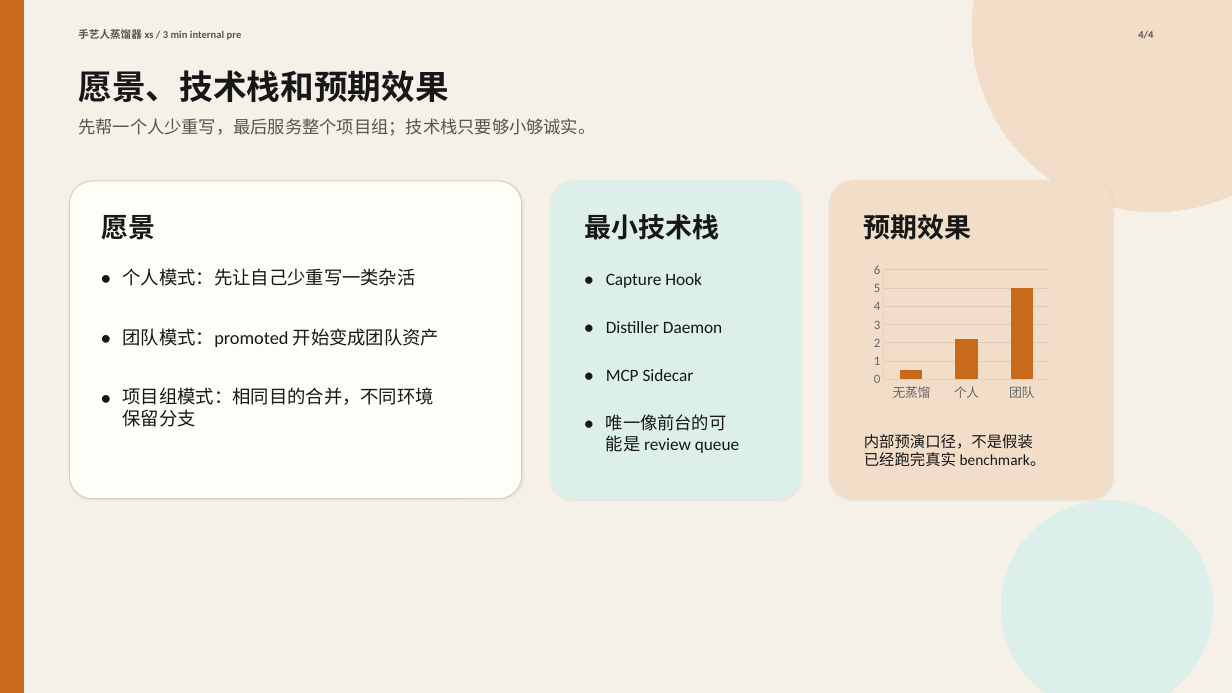
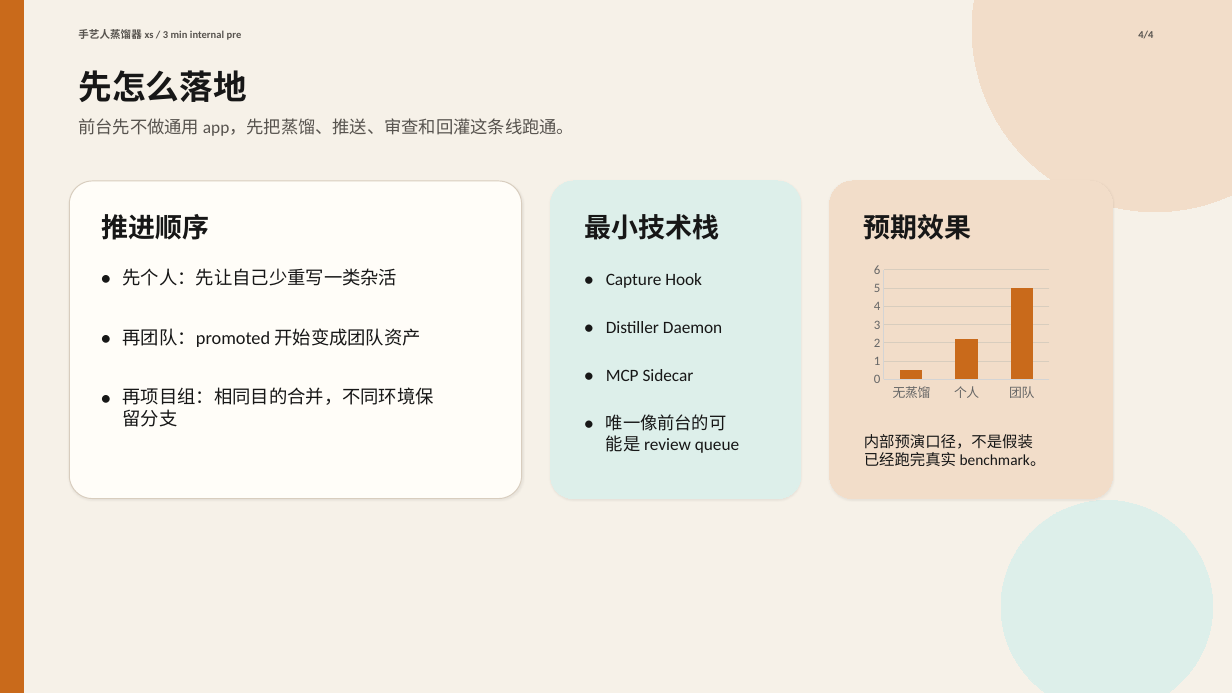
Before and after one commit to mirabilitum/SkillStrata, a slide deck: slide 4 of forcodex/手艺人蒸馏器-xs-internal-pre-3min.pptx. Drawn at 1232x693 pixels with LibreOffice and Linux fonts; fonts in the diff are those of the drawing. Boxes give left, top, right and bottom in pixels: in the first picture for what was removed or moved away, otherwise in the second. Text is boxed around its words. In the diff, an @@ line names an element or a change of style, - is before the commit and + after.

```diff
--- a/forcodex/手艺人蒸馏器-xs-internal-pre-3min.pptx
+++ b/forcodex/手艺人蒸馏器-xs-internal-pre-3min.pptx
@@ text at <box>78,70,246,102</box>: text changed @@
-愿景、技术栈和预期效果
+先怎么落地
@@ text at <box>78,118,574,136</box>: text changed @@
-先帮一个人少重写，最后服务整个项目组；技术栈只要够小够诚实。
+前台先不做通用 app，先把蒸馏、推送、审查和回灌这条线跑通。
@@ text at <box>101,214,209,240</box>: text changed @@
-愿景
+推进顺序
@@ text at <box>123,268,398,286</box>: text changed @@
-个人模式：先让自己少重写一类杂活
+先个人：先让自己少重写一类杂活
@@ text at <box>123,328,420,347</box>: text changed @@
-团队模式：promoted 开始变成团队资产
+再团队：promoted 开始变成团队资产
@@ text at <box>123,387,434,427</box>: text changed @@
-项目组模式：相同目的合并，不同环境保留分支
+再项目组：相同目的合并，不同环境保留分支
```
Also in this commit, not shown: 1 other slide changed, 1 slide added, 1 slide removed, 12 other files.
